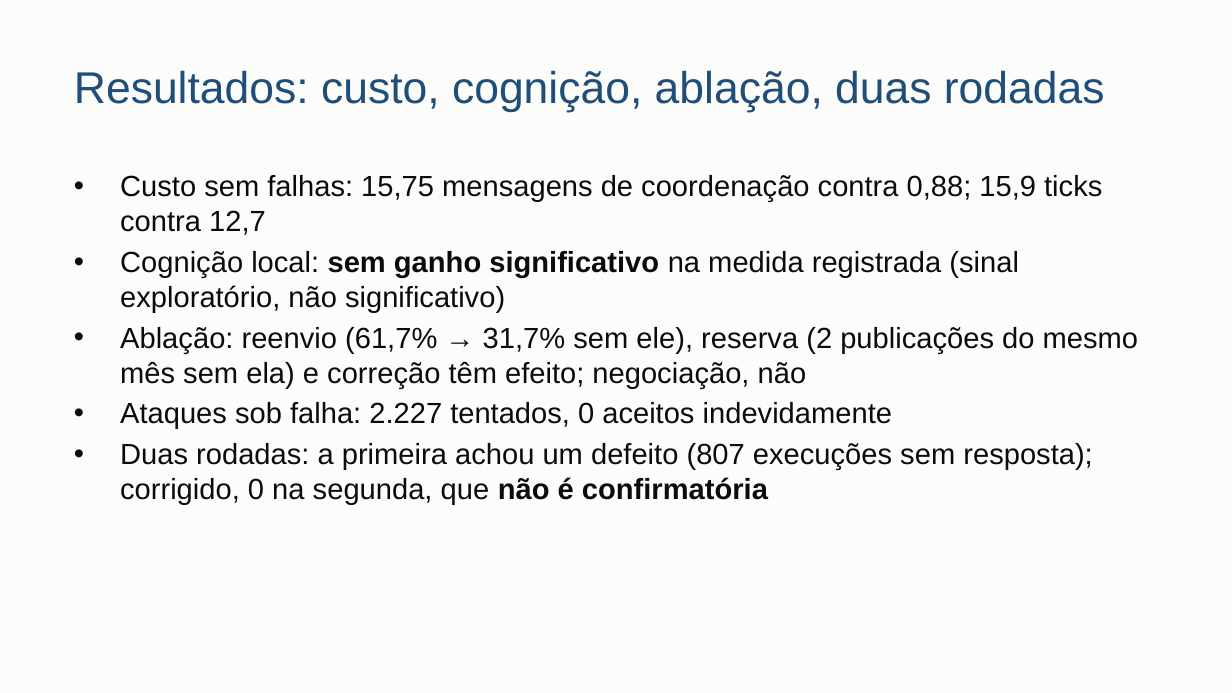
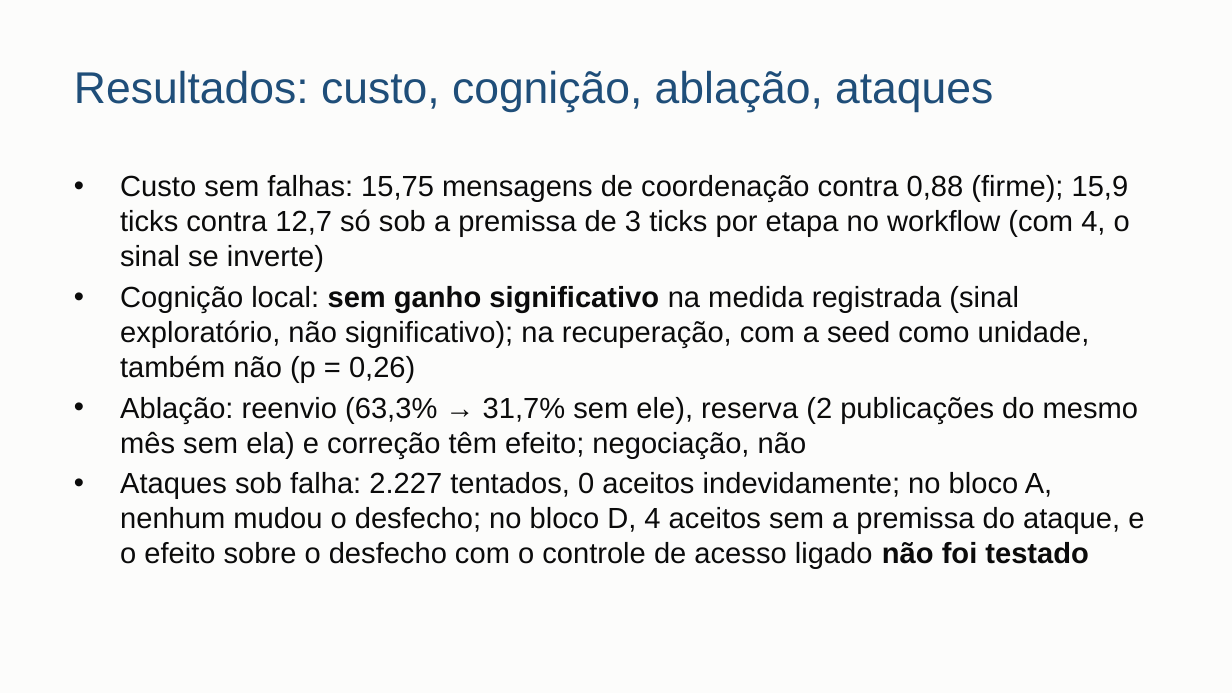
Before and after one commit to danrley-ribeiro/fin-dept-multiagents-project, a slide deck: slide 11 of entregas/dsm4/apresentacao/DSM4-apresentacao.pptx. Drawn at 1232x693 pixels with LibreOffice and Linux fonts; fonts in the diff are those of the drawing. Boxes give left, top, right and bottom in pixels: in the first picture for what was removed or moved away, otherwise in the second. Text is boxed around its words. In the diff, an @@ line names an element or a change of style, - is before the commit and + after.

Commit message:
chore(dsm4): apresentação regenerada com as três rodadas

```diff
--- a/entregas/dsm4/apresentacao/DSM4-apresentacao.pptx
+++ b/entregas/dsm4/apresentacao/DSM4-apresentacao.pptx
@@ title at (74,70,993,112): text changed @@
-Resultados: custo, cognição, ablação, duas rodadas
+Resultados: custo, cognição, ablação, ataques
@@ text at (120,175,1144,568): text changed @@
-• Custo sem falhas: 15,75 mensagens de coordenação contra 0,88; 15,9 ticks contra 12,7
-• Cognição local: sem ganho significativo na medida registrada (sinal exploratório, não significativo)
-• Ablação: reenvio (61,7% → 31,7% sem ele), reserva (2 publicações do mesmo mês sem ela) e correção têm efeito; negociação, não
-• Ataques sob falha: 2.227 tentados, 0 aceitos indevidamente
-• Duas rodadas: a primeira achou um defeito (807 execuções sem resposta); corrigido, 0 na segunda, que não é confirmatória
+• Custo sem falhas: 15,75 mensagens de coordenação contra 0,88 (firme); 15,9 ticks contra 12,7 só sob a premissa de 3 ticks por etapa no workflow (com 4, o sinal se inverte)
+• Cognição local: sem ganho significativo na medida registrada (sinal exploratório, não significativo); na recuperação, com a seed como unidade, também não (p = 0,26)
+• Ablação: reenvio (63,3% → 31,7% sem ele), reserva (2 publicações do mesmo mês sem ela) e correção têm efeito; negociação, não
+• Ataques sob falha: 2.227 tentados, 0 aceitos indevidamente; no bloco A, nenhum mudou o desfecho; no bloco D, 4 aceitos sem a premissa do ataque, e o efeito sobre o desfecho com o controle de acesso ligado não foi testado
```
Also in this commit, not shown: 3 other slides changed, 1 slide added.
